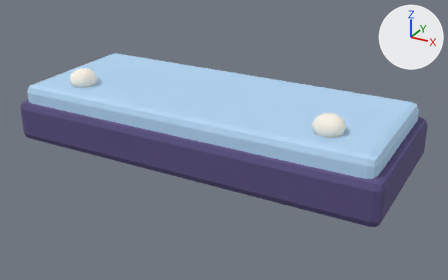
An edit to the glTF model assets/castle/pearl_kit/pearl_music_bar_5.glb, drawn before and after from the same camera.
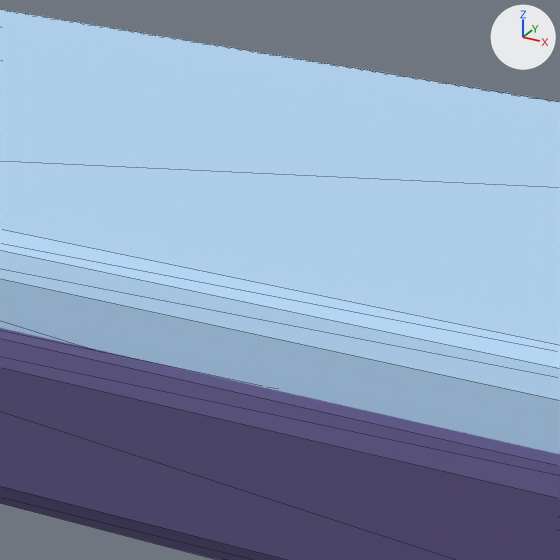
Each version appears first whole from a 50 mm lens placed at (4.81, -8.5, 4.24), pointed at (0.17, -0.06, 0.02), and next in a close-up on the part from 29% to 56% of the width and 19% to 63% of the height. Arrows for +X, +Y and +Z are at upper right; the lights stay in place. The older version's two pictures come first. The close-ups show mesh edges as thin lines. Vertices at exactly the same position are counted once.

Names of what the first close-up shows: 'pearl_music_bar_5.001'.
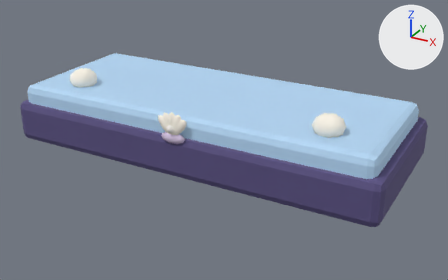
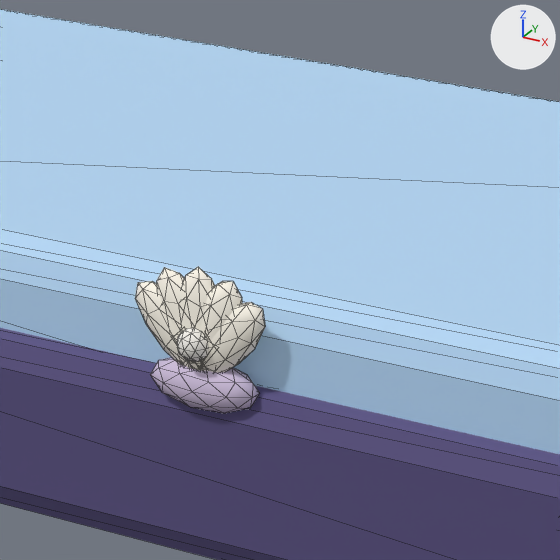
What differs and where, as boxes (x1, y1, x2, y2) in the close-ups (560 x 560 px):
part 1 of me_cube_203, added: after (135, 281, 195, 368)
part 2 of me_cube_203, added: after (157, 267, 195, 369)
part 3 of me_cube_203, added: after (182, 267, 215, 371)
part 4 of me_cube_203, added: after (196, 281, 242, 371)
part 5 of me_cube_203, added: after (195, 302, 265, 373)
part 6 of me_cube_203, added (pale blue): after (150, 357, 259, 413)
part 7 of me_cube_203, added: after (177, 328, 208, 362)

The change, as a diff of the scene's bpy script:
```diff
--- a/assets/castle/pearl_kit/pearl_music_bar_5.glb.py
+++ b/assets/castle/pearl_kit/pearl_music_bar_5.glb.py
@@ mat_mrc_pearl @@
+mat_mrc_pearl = principled_material('MRC_pearl')
+mat_mrc_pearl.base_color = (0.91, 0.88, 0.83)  # white #f5f1eb
+mat_mrc_pearl.roughness = 0.82
@@ mat_mrc_lavender @@
+mat_mrc_lavender = principled_material('MRC_lavender')
+mat_mrc_lavender.base_color = (0.66, 0.55, 0.76)  # pale blue #d4c4e2
+mat_mrc_lavender.roughness = 0.82
@@ me_cube_203 @@
 # used by ob_pearl_music_bar_5_001; location = (0.0, 0.0, 0.18)
-me_cube_203.from_pydata(...)  # 238 vertices, 456 faces; spans x -3.21..3.21, y -1.36..1.36, z -0.78..0.92
+me_cube_203.from_pydata(...)  # 532 vertices, 1016 faces; spans x -3.21..3.21, y -1.45..1.36, z -0.78..0.92
+# me_cube_203 part 1: the loose piece of 42 vertices spanning x -1.19..1.19, y -0.24..1.08, z -0.78..0.06 is copied, and the copy is multiplied about its middle by the matrix ((0.052, 0.0, -0.391), (0.0, 0.066, 0.0), (0.057, 0.0, 0.352)), then moved by (-0.08, -1.77, 0.87), in mat_mrc_pearl_light (white #fff9ec); it spans x -0.25..0.09, y -1.4..-1.31, z 0.34..0.67
+# me_cube_203 part 2: the loose piece of 42 vertices spanning x -1.19..1.19, y -0.24..1.08, z -0.78..0.06 is copied, and the copy is multiplied about its middle by the matrix ((0.071, 0.0, -0.214), (0.0, 0.066, 0.0), (0.031, 0.0, 0.48)), then moved by (-0.04, -1.77, 0.89), in mat_mrc_pearl_light (white #fff9ec); it spans x -0.17..0.08, y -1.4..-1.31, z 0.32..0.73
+# me_cube_203 part 3: a new loose piece, an icosphere of 80 faces spanning x -0.092..0.092, y -1.395..-1.308, z 0.312..0.754, in mat_mrc_pearl_light (white #fff9ec)
+# me_cube_203 part 4: the loose piece of 42 vertices spanning x -1.19..1.19, y -0.24..1.08, z -0.78..0.06 is copied, and the copy is multiplied about its middle by the matrix ((0.071, 0.0, 0.214), (0.0, 0.066, 0.0), (-0.031, 0.0, 0.48)), then moved by (0.04, -1.77, 0.89), in mat_mrc_pearl_light (white #fff9ec); it spans x -0.08..0.17, y -1.4..-1.31, z 0.32..0.73
+# me_cube_203 part 5: the loose piece of 42 vertices spanning x -1.19..1.19, y -0.24..1.08, z -0.78..0.06 is copied, and the copy is multiplied about its middle by the matrix ((0.052, 0.0, 0.391), (0.0, 0.066, 0.0), (-0.057, 0.0, 0.352)), then moved by (0.08, -1.77, 0.87), in mat_mrc_pearl_light (white #fff9ec); it spans x -0.09..0.25, y -1.4..-1.31, z 0.35..0.66
+# me_cube_203 part 6: a new loose piece, an icosphere of 80 faces spanning x -0.2..0.2, y -1.41..-1.27, z 0.24..0.43, in mat_mrc_lavender (pale blue #d4c4e2)
+# me_cube_203 part 7: a new loose piece, an icosphere of 80 faces spanning x -0.06..0.06, y -1.45..-1.33, z 0.44..0.56, in mat_mrc_pearl (white #f5f1eb)
 me_cube_203.materials.append(mat_mrc_ink)
@@ me_cube_203 @@
 me_cube_203.materials.append(mat_mrc_gold_001)
+me_cube_203.materials.append(mat_mrc_lavender)  # pale blue #d4c4e2
+me_cube_203.materials.append(mat_mrc_pearl)  # white #f5f1eb
```
